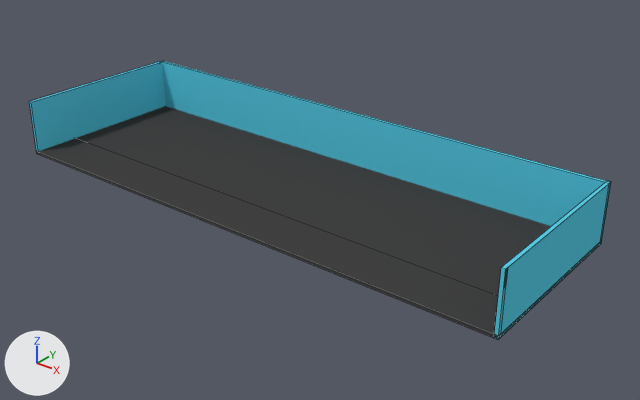
The Blender file WebContent/test/floor.blend: old version first, new version second.
Both versions are drawn from a 50 mm lens placed at (14.4, -34.9, 21.2), pointed at (-13.2, -0.4, -0.2). Lighting does not change. The marker at lower left points along +X, +Y and +Z. Mesh edges are drawn as thin lines.

Names of what the first picture shows: 'bigfloor', 'bigwall'.
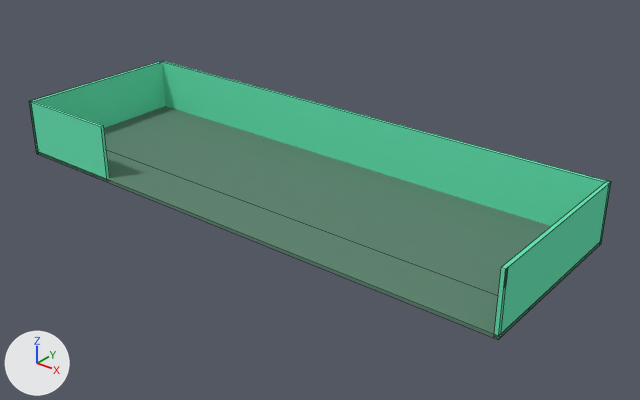
The change, as a diff of the scene's bpy script:
```diff
--- a/WebContent/test/floor.blend.py
+++ b/WebContent/test/floor.blend.py
@@ mat_material_009 @@
 mat_material_009 = diffuse_material('Material.009')
-mat_material_009.base_color = (0.101, 0.614, 0.8)  # cyan #59cee7
+mat_material_009.base_color = (0.145, 0.8, 0.469)  # green #6ae7b6
@@ mat_material_010 @@
 mat_material_010 = diffuse_material('Material.010')
-mat_material_010.base_color = (0.055, 0.055, 0.055)  # black #424242
+mat_material_010.base_color = (0.123, 0.24, 0.171)  # green #628673
@@ me_cube_004 @@
 me_cube_004.from_pydata(...)  # 40 vertices, 23 faces; spans x -31.0..0.9, y -9.0..1.7, z -0.2..3.2
 # used by ob_bigwall; location = (0.0, 2.8, 0.0)
+# me_cube_004 part 1: a new loose piece, a box spanning x -31.0..-24.25, y -9.0..-8.8, z -0.2..3.2, in mat_material_009 (green #6ae7b6)
 me_cube_004.materials.append(mat_material_009)
```

What differs and where, as boxes (x1, y1, x2, y2) in the pictures (640 x 400 px):
'bigfloor', recoloured (black to green)
    both: (37, 106, 602, 339)
'bigwall', recoloured, reshaped (cyan to green)
    both: (29, 61, 611, 339)
part 1 of me_cube_004, added (green)
    after: (29, 101, 110, 181)
